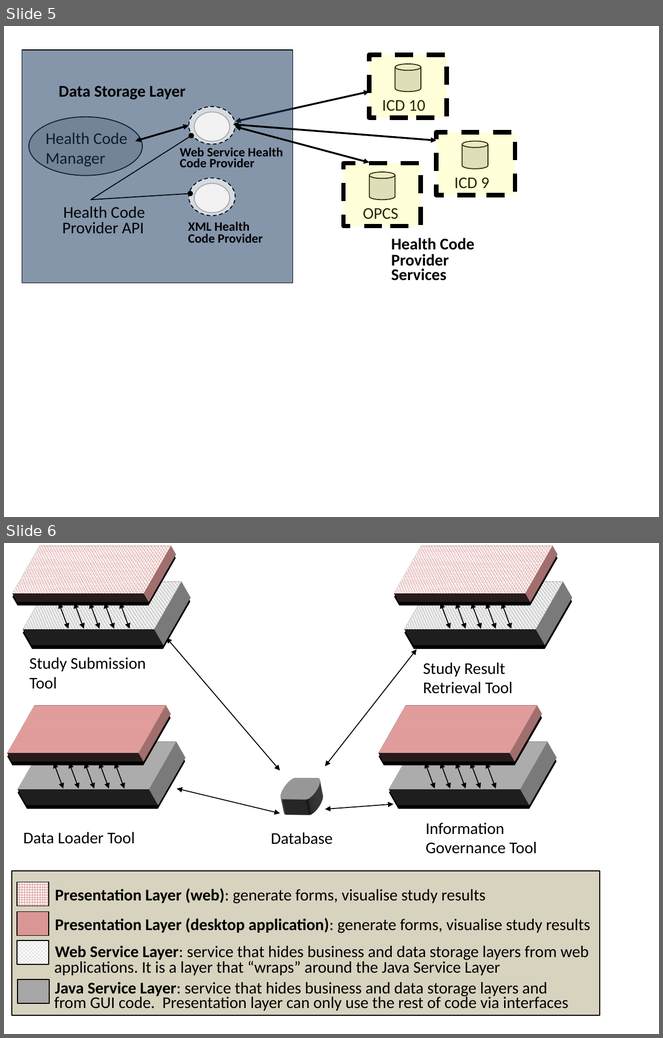
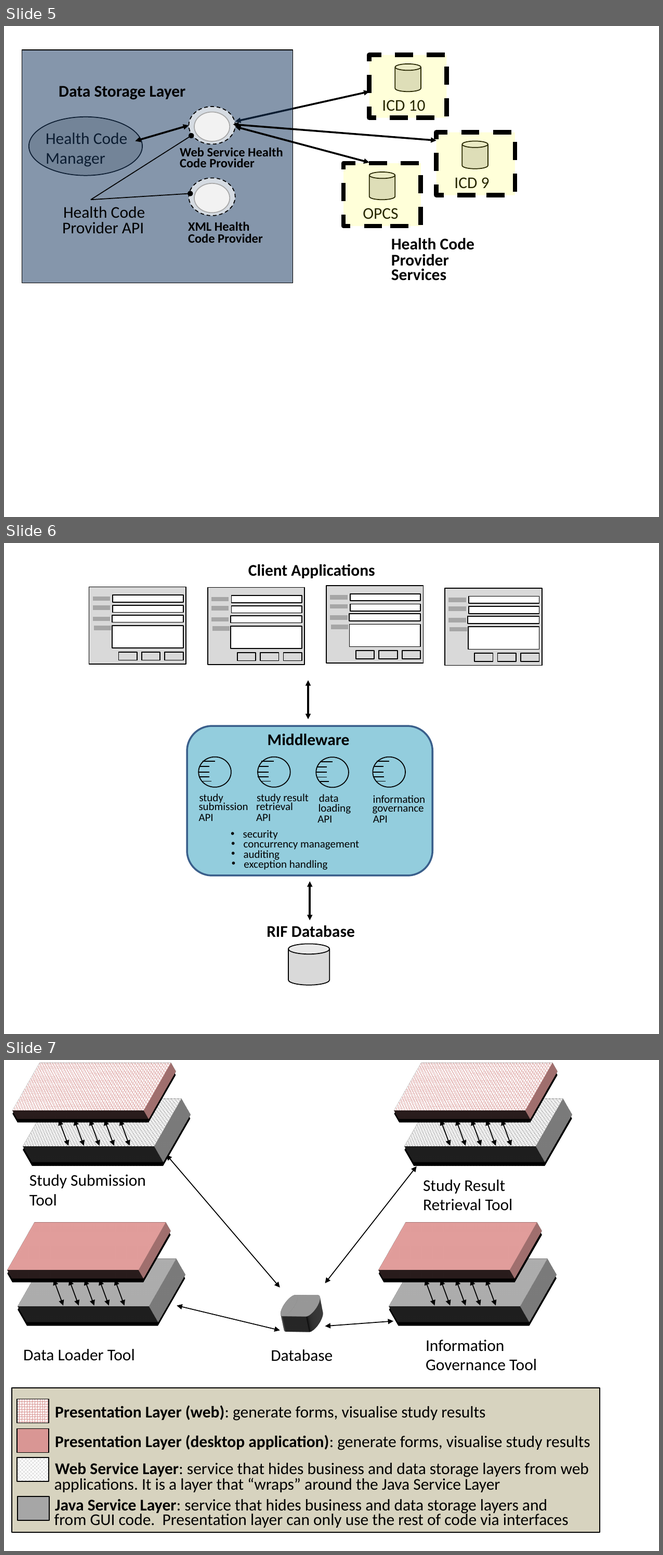
Before and after one commit to smallAreaHealthStatisticsUnit/rapidInquiryFacility, a slide deck: rifDesignManual/docs/img/RIFDesignManualDiagrams.pptx. Shown one above the other, each under a label of ours: slides 5 and 6 before the commit, slides 5, 6 and 7 after it. The pictures are 663x1038 and 663x1555 pixels, drawn with LibreOffice and Linux fonts; fonts in the diff are those of the drawing. Boxes give left, top, right and bottom in pixels: in the first picture for what was removed or moved away, otherwise in the second. Text is boxed around its words. In the diff, an @@ line names an element or a change of style, - is before the commit and + after.

```diff
--- a/rifDesignManual/docs/img/RIFDesignManualDiagrams.pptx
+++ b/rifDesignManual/docs/img/RIFDesignManualDiagrams.pptx
@@ slide 6 added at <box>4,543,659,1034</box>, background #FFFFFF @@
@@ text added at <box>248,564,375,578</box>, 18 pt, text #000000, bold @@
+Client Applications
@@ group added at <box>89,587,186,664</box>: 8 rectangles, 4 lines @@
@@ group added at <box>208,588,305,665</box>: 8 rectangles, 4 lines @@
@@ group added at <box>326,586,423,663</box>: 8 rectangles, 4 lines @@
@@ group added at <box>445,588,542,666</box>: 8 rectangles, 4 lines @@
@@ double arrow added from (308, 681) to (308, 719), #000000 2 pt @@
@@ group added at <box>188,726,433,875</box>: 20 lines, 17 texts, 4 ellipses, 1 rounded rectangle @@
+Middleware
+study
+submission
+API
+study result
+retrieval
+API
+data
+API
+loading
+information
+API
+governance
+• auditing
+• security
+• concurrency management
+• exception handling
@@ double arrow added from (310, 882) to (310, 921), #000000 2 pt @@
@@ text added at <box>267,926,355,938</box>, 18 pt, text #000000, bold @@
+RIF Database
@@ cylinder added at <box>288,944,330,985</box>, fill #D9D9D9, outline #000000 1 pt @@
@@ what was slide 6 is now slide 7 @@
```
Also in this commit, not shown: 35 other files.
